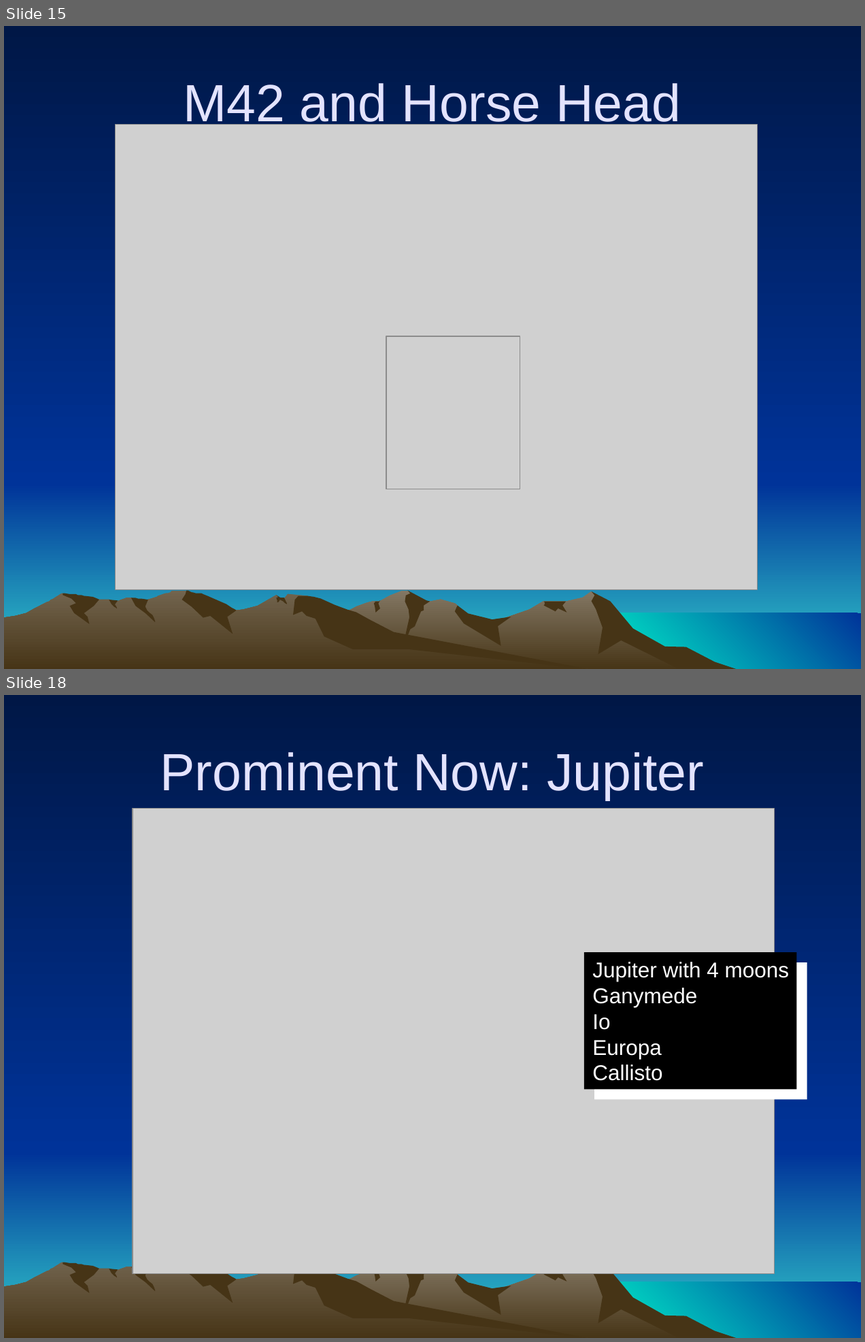
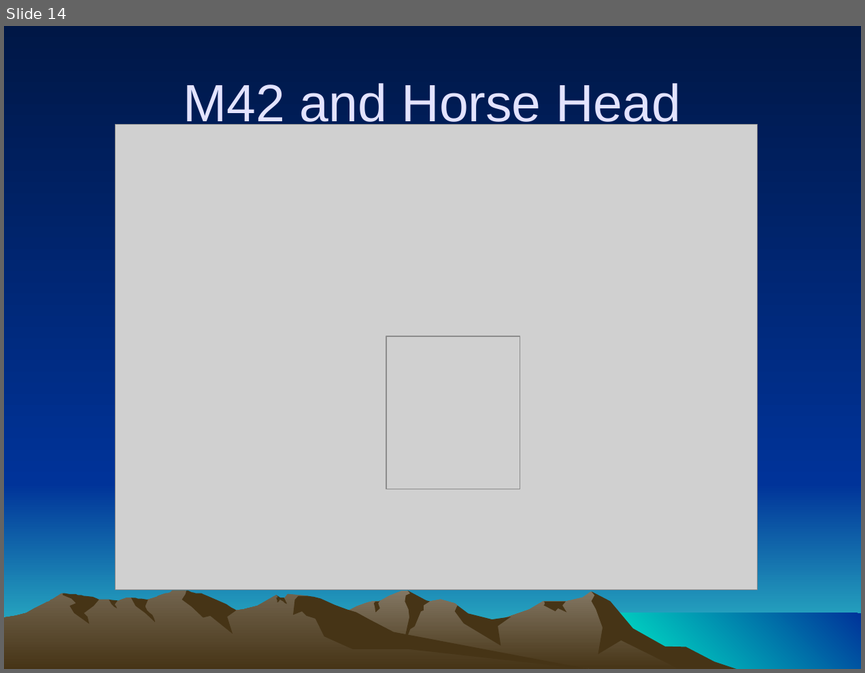
Before and after one commit to ForrestErickson/Asterisms_and_Constelations, a slide deck: Asterisms_and_Constelations.ppt. Shown one above the other, each under a label of ours: slides 15 and 18 before the commit, slide 14 after it; the slides between them are not shown. The pictures are 865x1342 and 865x673 pixels, drawn with LibreOffice and Linux fonts; fonts in the diff are those of the drawing; grey boxes stand for pictures. Boxes give left, top, right and bottom in pixels: in the first picture for what was removed or moved away, otherwise in the second. Text is boxed around its words. In the diff, an @@ line names an element or a change of style, - is before the commit and + after.

Commit message:
Asterisms_and_Constelations.ppt, remove jupiter information. Make references to Orion a winter sky example.

```diff
--- a/Asterisms_and_Constelations.ppt
+++ b/Asterisms_and_Constelations.ppt
@@ slide 18 removed at (x1=4, y1=695, x2=861, y2=1338), background gradient #001746 to #003399; not listed: 16 template elements that a slide beside it also shows @@
@@ title removed at (x1=160, y1=752, x2=704, y2=800) @@
-Prominent Now: Jupiter
@@ picture removed at (x1=133, y1=808, x2=774, y2=1273) @@
@@ rectangle removed at (x1=584, y1=952, x2=797, y2=1089) @@
-Jupiter with 4 moons
-Ganymede
-Io
-Europa
-Callisto
@@ what was slide 15 is now slide 14 @@
@@ slide 14 changed as well @@
@@ freeform shape at (x1=4, y1=590, x2=595, y2=669): outline redrawn @@
@@ freeform shape at (x1=182, y1=590, x2=236, y2=633): outline redrawn @@
```
Also in this commit, not shown: 15 other slides changed, 3 other slides removed.
